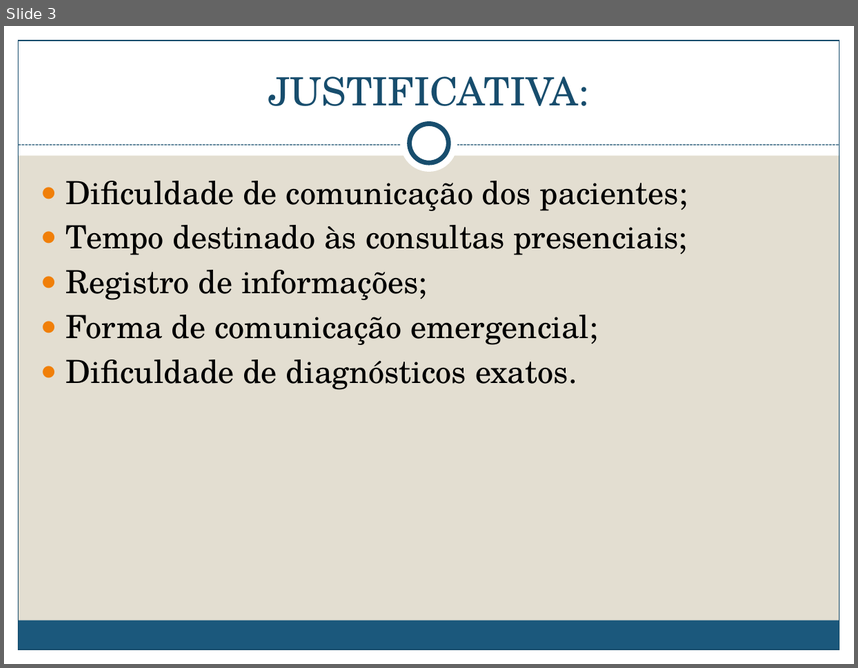
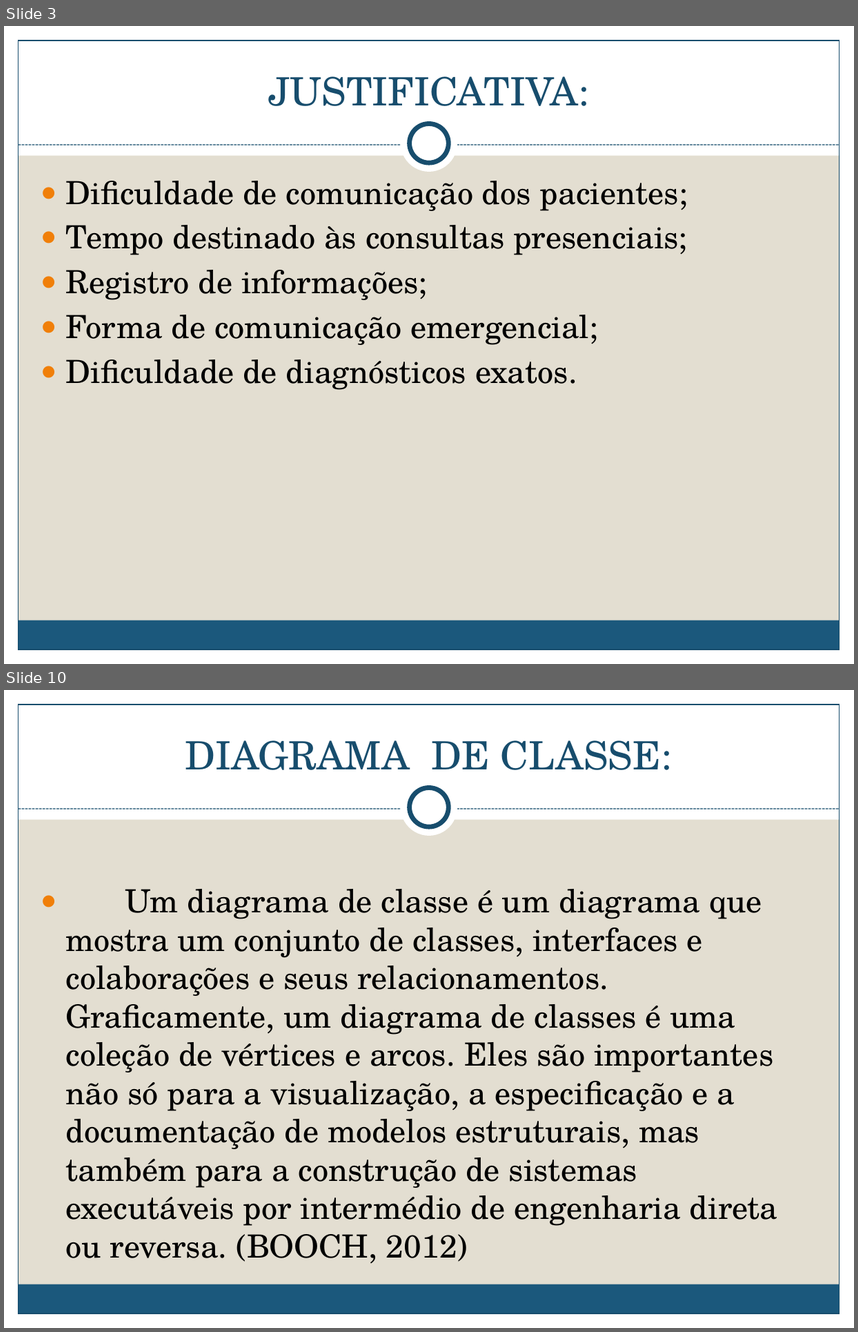
Before and after one commit to jhenitmj/PSIQ, a slide deck: DocumentoPSIQ/PSIQ.pptx. Shown one above the other, each under a label of ours: slide 3 before the commit, slides 3 and 10 after it; the slides between them are not shown. The pictures are 858x668 and 858x1332 pixels, drawn with LibreOffice and Linux fonts; fonts in the diff are those of the drawing. Boxes give left, top, right and bottom in pixels: in the first picture for what was removed or moved away, otherwise in the second. Text is boxed around its words. In the diff, an @@ line names an element or a change of style, - is before the commit and + after.

```diff
--- a/DocumentoPSIQ/PSIQ.pptx
+++ b/DocumentoPSIQ/PSIQ.pptx
@@ slide 10 added at <box>4,690,854,1328</box>, background #E3DED1; not listed: 9 template elements that a slide beside it also shows @@
@@ title added at <box>185,740,672,770</box>, 33 pt, text #184E6D @@
+DIAGRAMA DE CLASSE:
@@ text added at <box>66,889,778,1263</box>, 27 pt, text #000000 @@
+● Um diagrama de classe é um diagrama que mostra um conjunto de classes, interfaces e colaborações e seus relacionamentos. Graficamente, um diagrama de classes é uma coleção de vértices e arcos. Eles são importantes não só para a visualização, a especificação e a documentação de modelos estruturais, mas também para a construção de sistemas executáveis por intermédio de engenharia direta ou reversa. (BOOCH, 2012)
```
Also in this commit, not shown: 2 slides changed, 6 other slides added.
